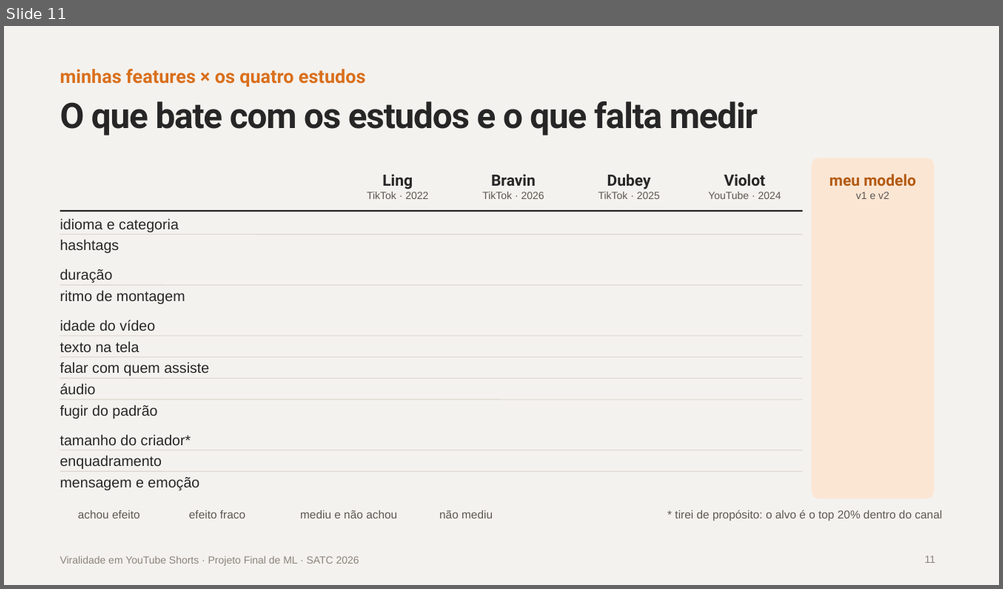
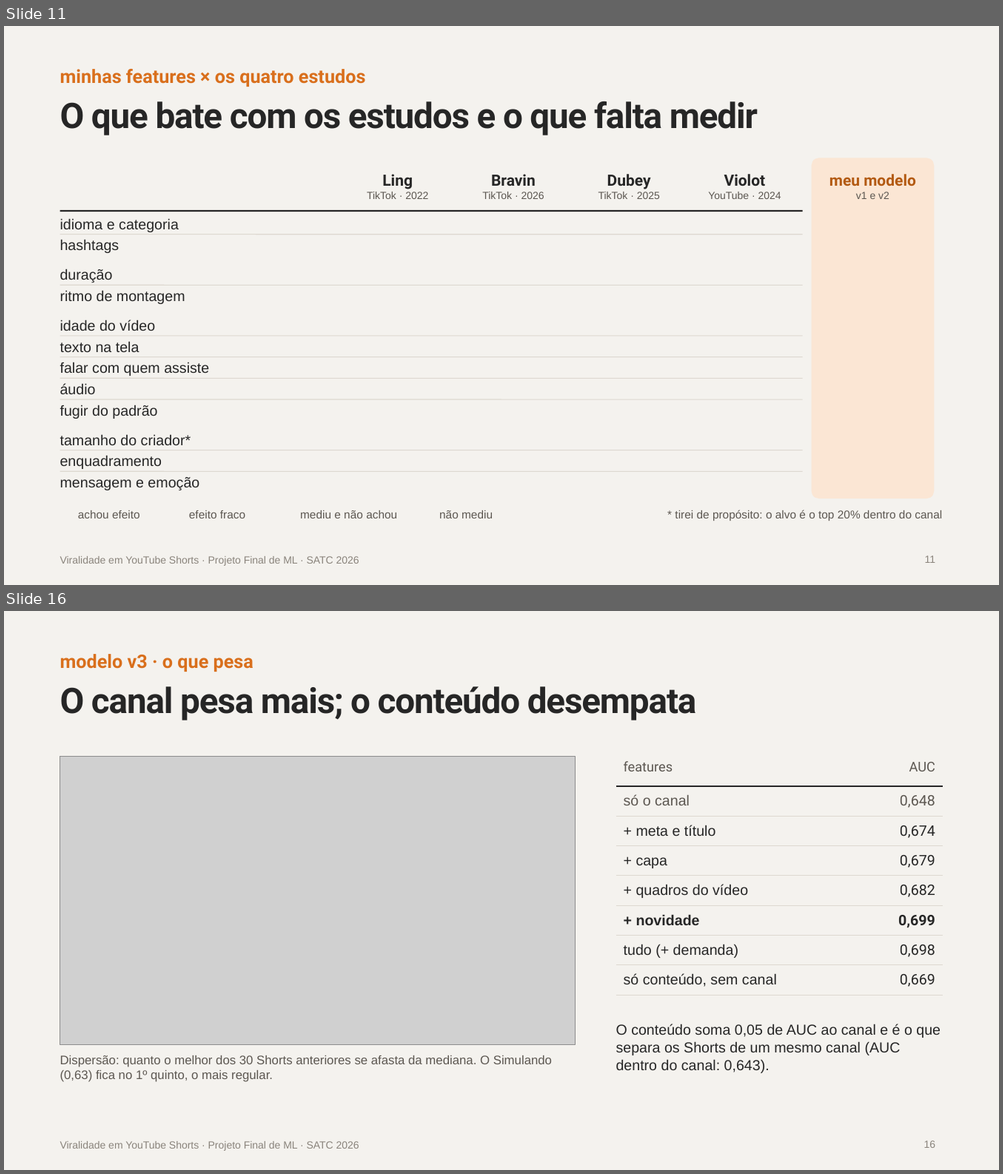
Before and after one commit to EricDagostim/ml-shortvideo-virality, a slide deck: reports/apresentacao/Viralidade_Shorts_Projeto_Final.pptx. Shown one above the other, each under a label of ours: slide 11 before the commit, slides 11 and 16 after it; the slides between them are not shown. The pictures are 1003x589 and 1003x1174 pixels, drawn with LibreOffice and Linux fonts; fonts in the diff are those of the drawing; grey boxes stand for pictures; background and template pictures are left out. Boxes give left, top, right and bottom in pixels: in the first picture for what was removed or moved away, otherwise in the second. Text is boxed around its words. In the diff, an @@ line names an element or a change of style, - is before the commit and + after.

```diff
--- a/reports/apresentacao/Viralidade_Shorts_Projeto_Final.pptx
+++ b/reports/apresentacao/Viralidade_Shorts_Projeto_Final.pptx
@@ slide 16 added at (4, 611, 999, 1170), background #F4F2EE; not listed: 1 template element that a slide beside it also shows @@
@@ text added at (60, 654, 253, 672), 18 pt, text #D96F1C, bold @@
+modelo v3 · o que pesa
@@ title added at (60, 686, 697, 721), 34 pt, text #262626, bold @@
+O canal pesa mais; o conteúdo desempata
@@ picture added at (60, 757, 575, 1045) @@
@@ table added at (616, 757, 942, 995), 8 rows, 2 columns @@
+features | AUC
+só o canal | 0,648
++ meta e título | 0,674
++ capa | 0,679
++ quadros do vídeo | 0,682
++ novidade | 0,699
+tudo (+ demanda) | 0,698
+só conteúdo, sem canal | 0,669
@@ text added at (616, 1024, 940, 1073), 14 pt, text #262626 @@
+O conteúdo soma 0,05 de AUC ao canal e é o que separa os Shorts de um mesmo canal (AUC dentro do canal: 0,643).
@@ text added at (60, 1056, 552, 1082), 12 pt, text #5C5751 @@
+Dispersão: quanto o melhor dos 30 Shorts anteriores se afasta da mediana. O Simulando (0,63) fica no 1º quinto, o mais regular.
@@ page number added at (924, 1141, 936, 1148), 10 pt, text #8A847C @@
+16
```
Also in this commit, not shown: 2 slides changed, 5 other slides added.
